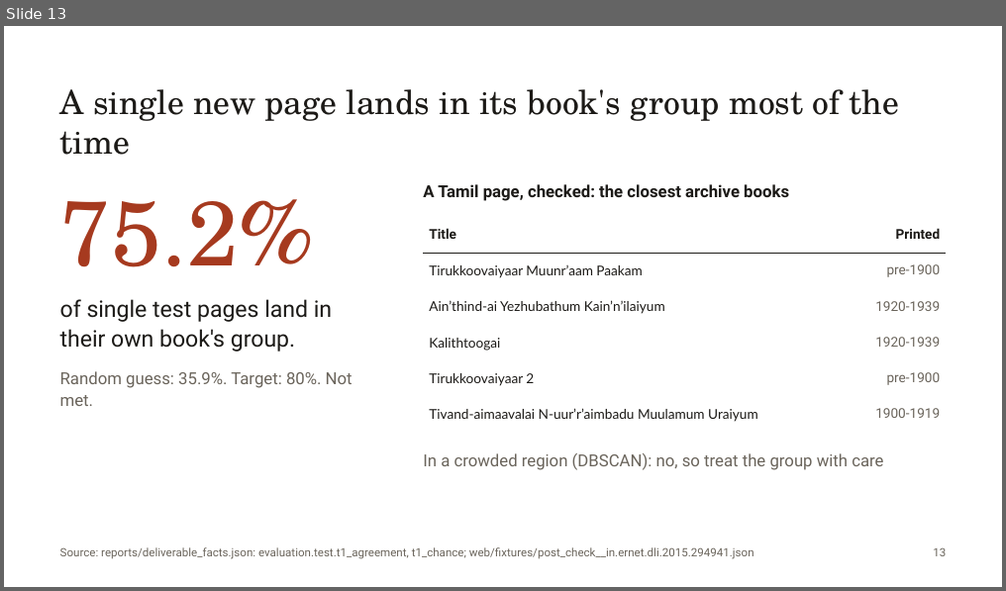
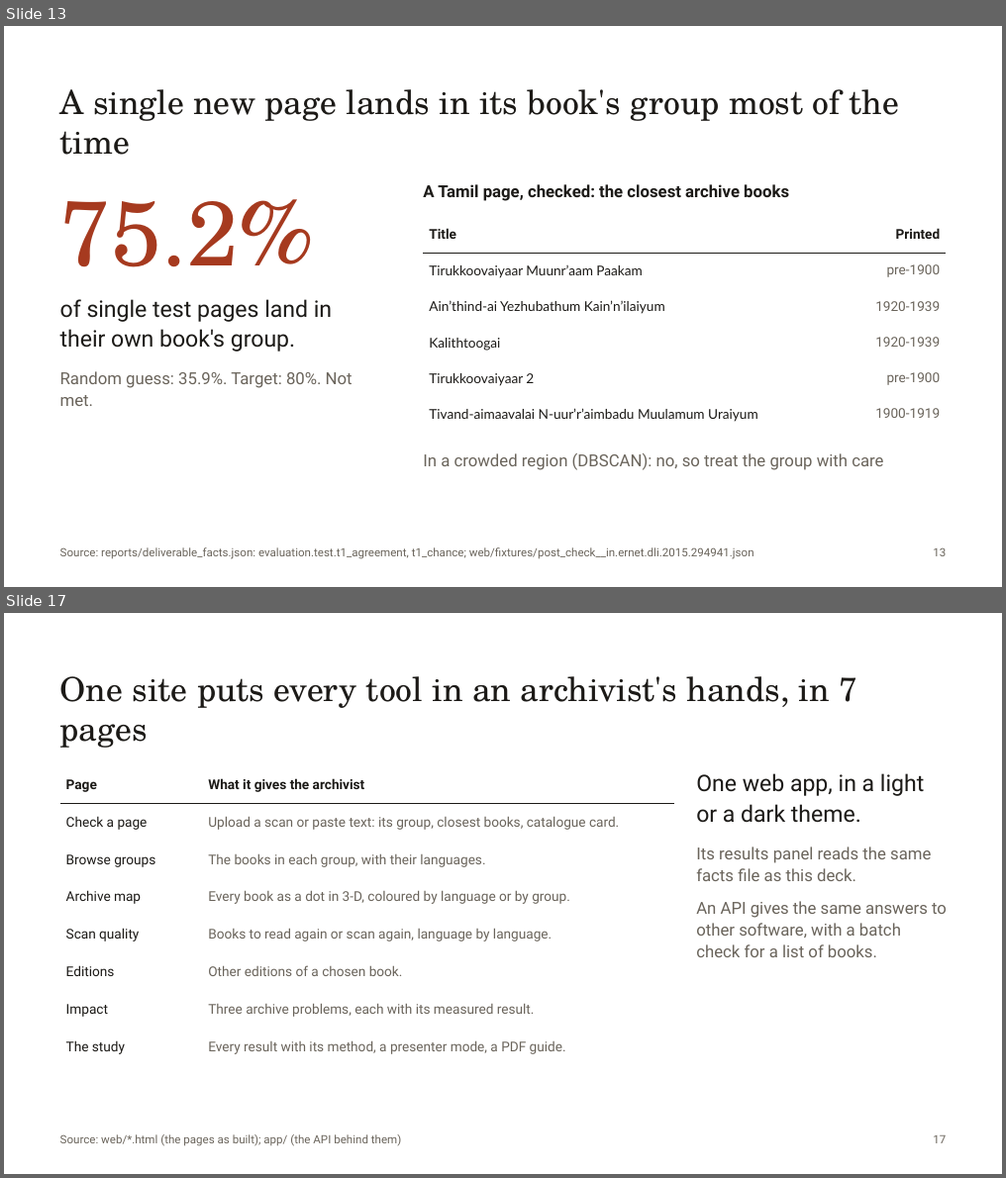
Before and after one commit to rohannes64/Grantha-Heritage-Tracker, a slide deck: Grantha_Heritage_Tracker_SIH26096.pptx. Shown one above the other, each under a label of ours: slide 13 before the commit, slides 13 and 17 after it; the slides between them are not shown. The pictures are 1006x591 and 1006x1178 pixels, drawn with LibreOffice and Linux fonts; fonts in the diff are those of the drawing. Boxes give left, top, right and bottom in pixels: in the first picture for what was removed or moved away, otherwise in the second. Text is boxed around its words. In the diff, an @@ line names an element or a change of style, - is before the commit and + after.

Commit message:
docs(deck): 20 slides, adding the archive map, scan quality, editions, site and impact

```diff
--- a/Grantha_Heritage_Tracker_SIH26096.pptx
+++ b/Grantha_Heritage_Tracker_SIH26096.pptx
@@ slide 17 added at (x1=4, y1=613, x2=1002, y2=1174), background #FFFFFF @@
@@ text added at (x1=60, y1=676, x2=857, y2=748), 32 pt, text #1C1A17 @@
+One site puts every tool in an archivist's hands, in 7 pages
@@ table added at (x1=60, y1=766, x2=674, y2=1065), 8 rows, 2 columns @@
+Page | What it gives the archivist
+Check a page | Upload a scan or paste text: its group, closest books, catalogue card.
+Browse groups | The books in each group, with their languages.
+Archive map | Every book as a dot in 3-D, coloured by language or by group.
+Scan quality | Books to read again or scan again, language by language.
+Editions | Other editions of a chosen book.
+Impact | Three archive problems, each with its measured result.
+The study | Every result with its method, a presenter mode, a PDF guide.
@@ text added at (x1=696, y1=773, x2=946, y2=958), 16 pt, text #6A645B @@
+One web app, in a light or a dark theme.
+Its results panel reads the same facts file as this deck.
+An API gives the same answers to other software, with a batch check for a list of books.
@@ text added at (x1=60, y1=1135, x2=401, y2=1147), 11 pt, text #6A645B @@
+Source: web/*.html (the pages as built); app/ (the API behind them)
@@ text added at (x1=933, y1=1136, x2=945, y2=1144), 11 pt, text #6A645B @@
+17
```
Also in this commit, not shown: 2 slides changed, 4 other slides added, 3 other files.
